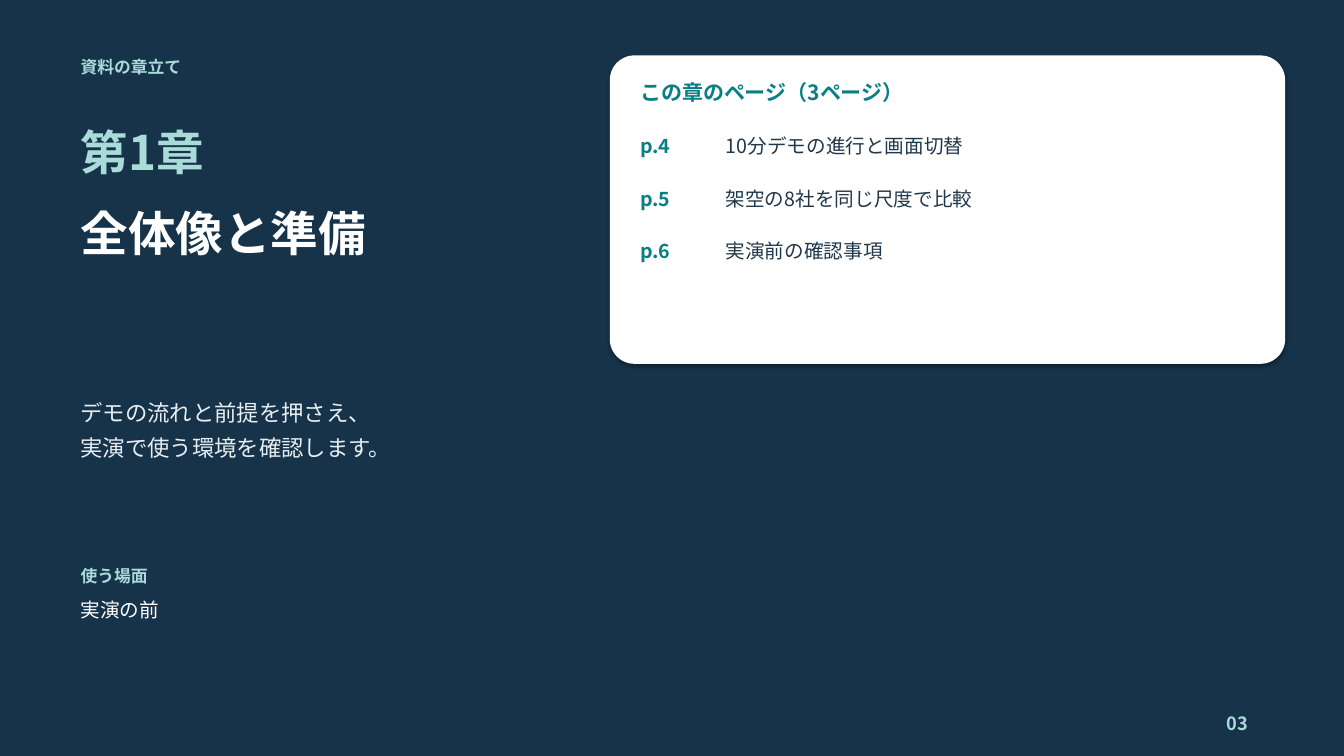
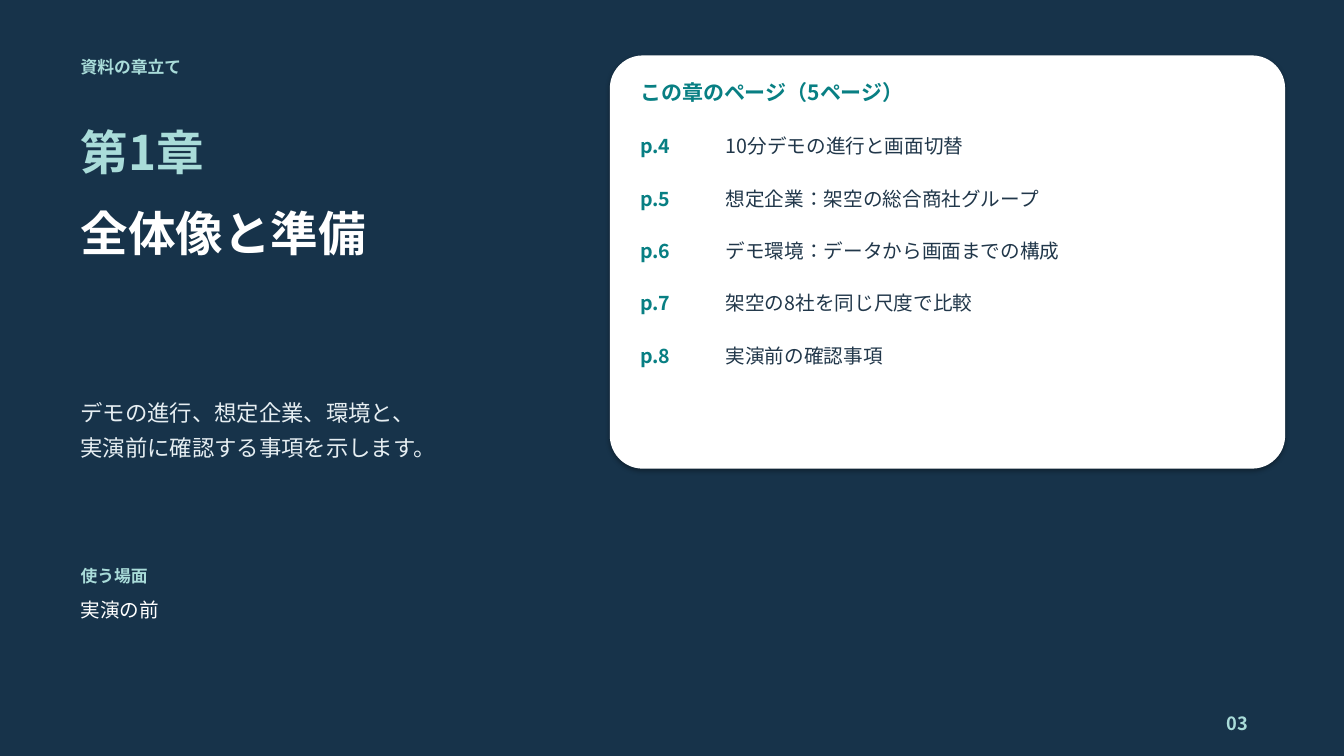
Before and after one commit to c-nova/FabricOntology_Trading, a slide deck: slide 3 of decks/TradingOntology_Demo_Presenter_Guide_JA.pptx. Drawn at 1344x756 pixels with LibreOffice and Linux fonts; fonts in the diff are those of the drawing. Boxes give left, top, right and bottom in pixels: in the first picture for what was removed or moved away, otherwise in the second. Text is boxed around its words. In the diff, an @@ line names an element or a change of style, - is before the commit and + after.

```diff
--- a/decks/TradingOntology_Demo_Presenter_Guide_JA.pptx
+++ b/decks/TradingOntology_Demo_Presenter_Guide_JA.pptx
@@ rounded rectangle: place and size @@
-rounded rectangle at (610,55,1286,364)
+rounded rectangle at (610,55,1286,469)
@@ text at (640,82,903,102): text changed @@
-この章のページ（3ページ）
+この章のページ（5ページ）
@@ text at (726,189,1039,208): text changed @@
-架空の8社を同じ尺度で比較
+想定企業：架空の総合商社グループ
@@ text added at (726,241,1060,260), 14 pt, text #21374A @@
+デモ環境：データから画面までの構成
@@ text added at (640,296,670,315), 14 pt, text #087F83, bold @@
+p.7
@@ text added at (726,293,973,312), 14 pt, text #21374A @@
+架空の8社を同じ尺度で比較
@@ text added at (640,348,670,368), 14 pt, text #087F83, bold @@
+p.8
@@ text "実演前の確認事項": place and size @@
-text "実演前の確認事項" at (726,241,883,260)
+text "実演前の確認事項" at (726,346,883,365)
@@ text at (81,402,436,458): text changed @@
-デモの流れと前提を押さえ、
-実演で使う環境を確認します。
+デモの進行、想定企業、環境と、
+実演前に確認する事項を示します。
```
Also in this commit, not shown: 52 other slides changed, 2 slides added, 4 other files.
